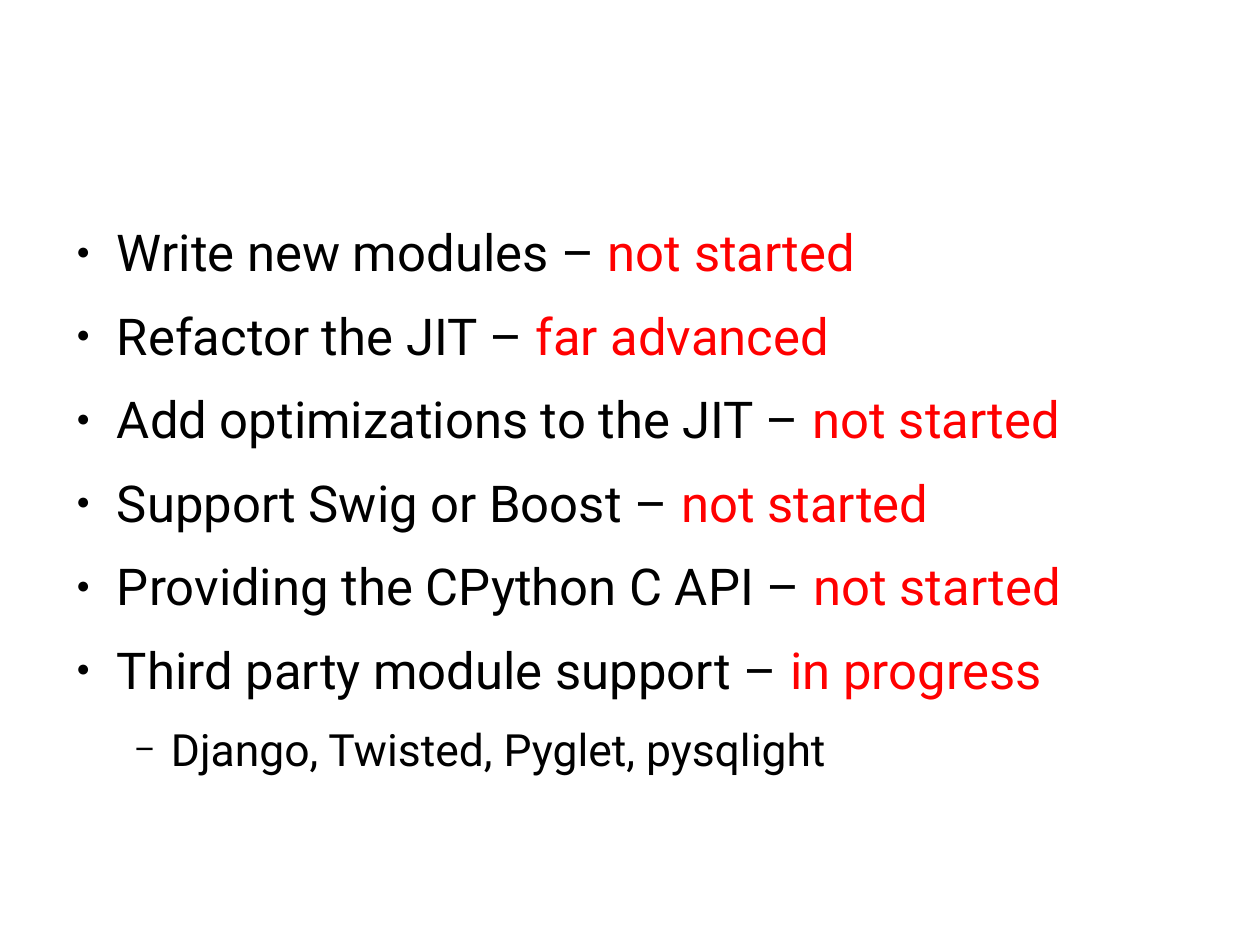
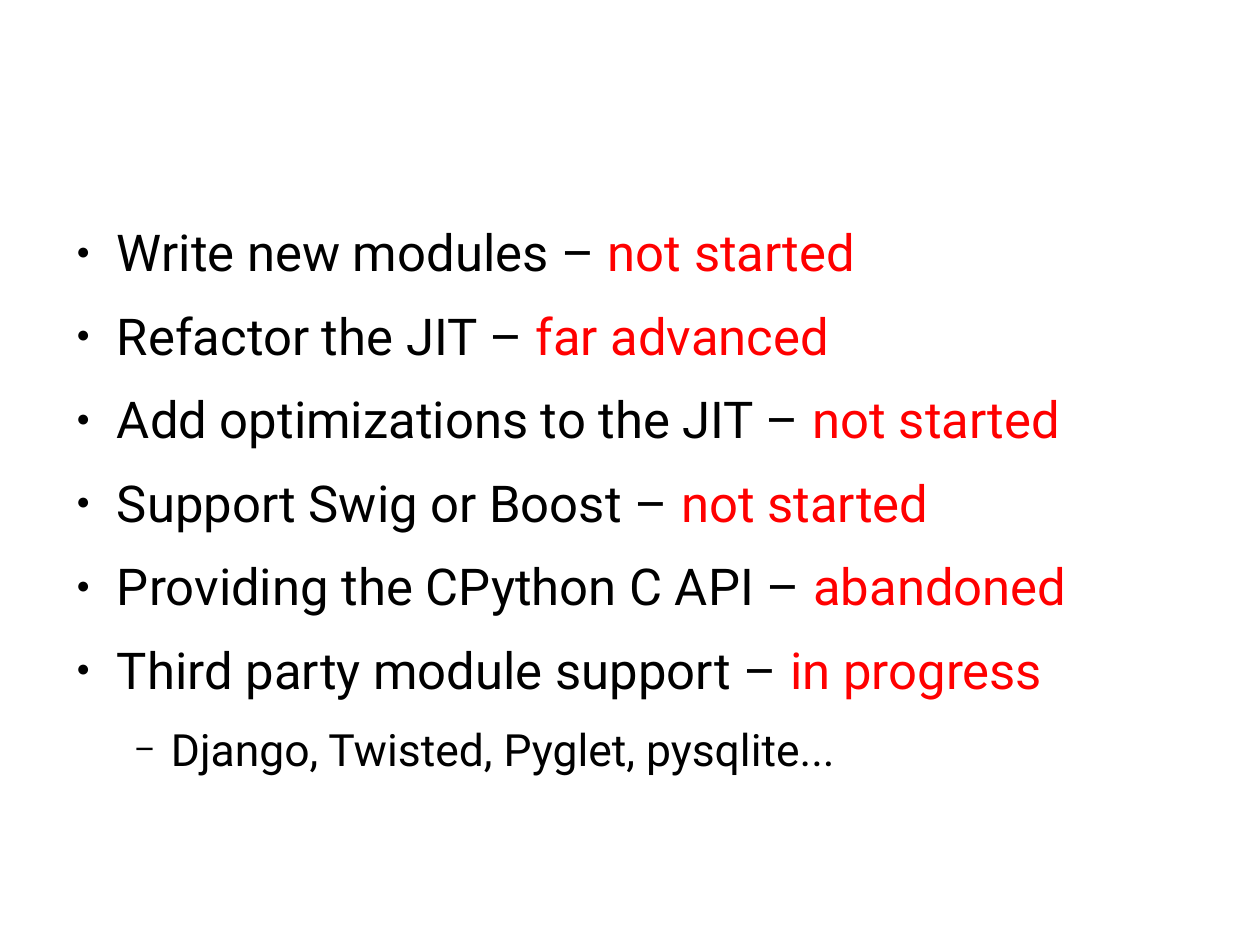
Before and after one commit to wdv4758h/pypy-extradoc, a slide deck: slide 23 of talk/ep2008/Pypy_for_the_rest_of_us.odp. Drawn at 1260x945 pixels with LibreOffice and Linux fonts; fonts in the diff are those of the drawing. Boxes give left, top, right and bottom in pixels: in the first picture for what was removed or moved away, otherwise in the second. Text is boxed around its words. In the diff, an @@ line names an element or a change of style, - is before the commit and + after.

```diff
--- a/talk/ep2008/Pypy_for_the_rest_of_us.odp
+++ b/talk/ep2008/Pypy_for_the_rest_of_us.odp
@@ text at [117, 567, 1066, 616]: text changed @@
-● Providing the CPython C API – not started
+● Providing the CPython C API – abandoned
@@ text at [171, 732, 835, 776]: text changed @@
-  − Django, Twisted, Pyglet, pysqlight
+  − Django, Twisted, Pyglet, pysqlite...
```
Also in this commit, not shown: 4 other slides changed.
